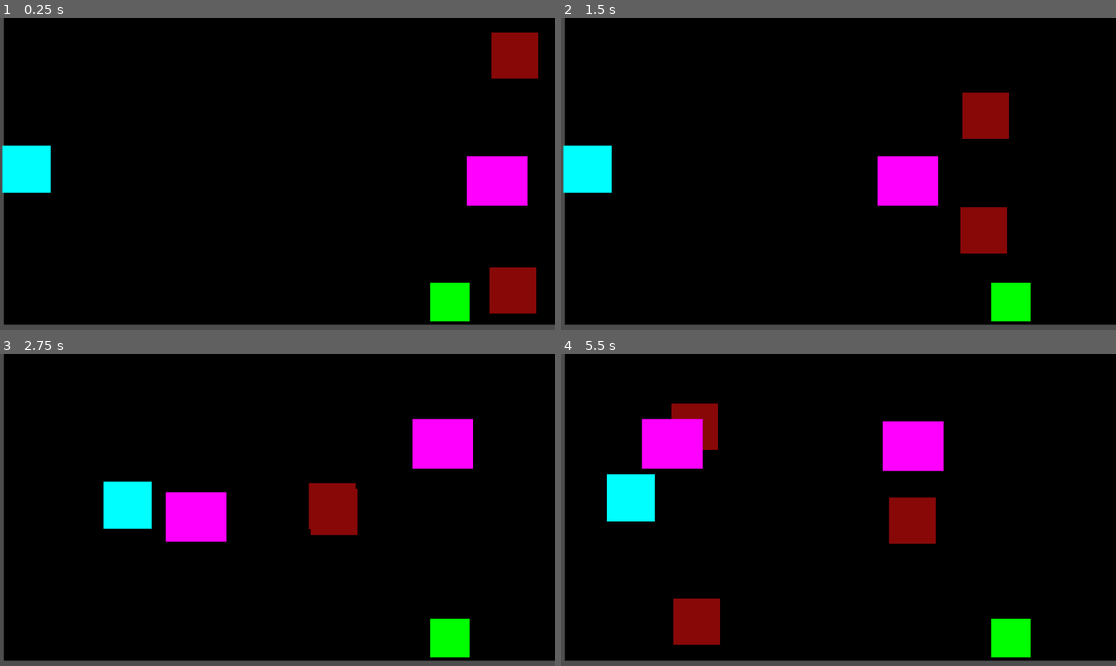
Above: before the commit, frames 1-4 (two rows, left to right).
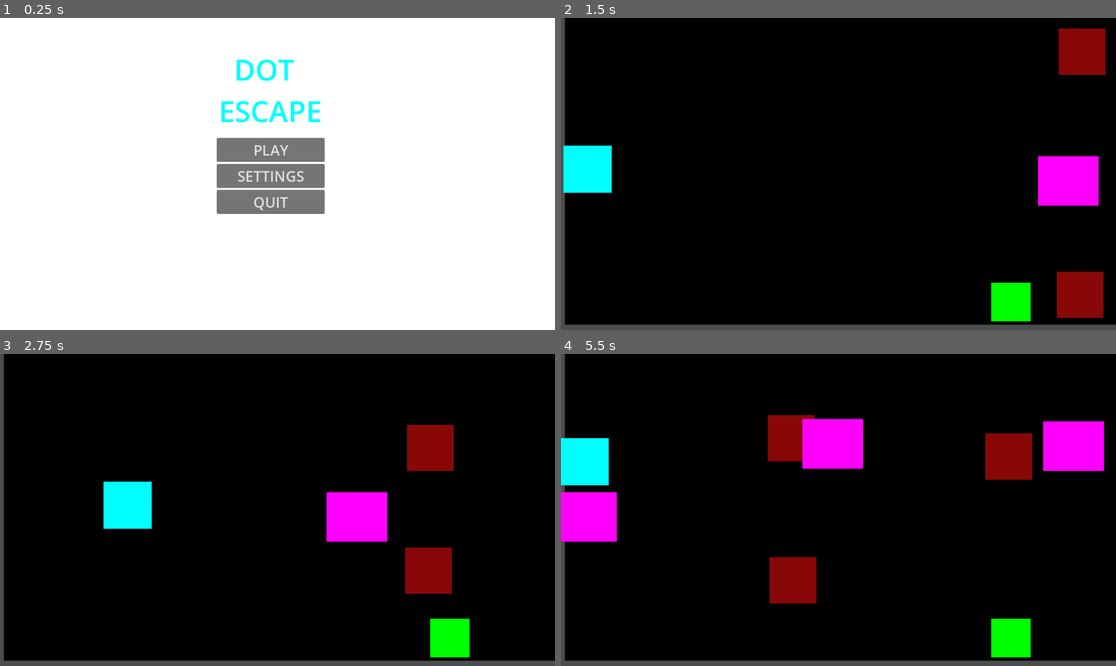
Above: after the commit, the same moments.

Repository: GitProjectAS/DOT-ESCAPE
Game: Godot game, scene res://Scenes/MainScreen.tscn
The game is run twice, just before and just after one commit, with the same random seed, the same clock (stepped at 60 frames per second) and the same inputs. Before the commit the project starts from res://Scenes/level.tscn.
Inputs (mouse positions are in pixels of both pictures, inside the frame that each line leads up to):
- Up to frame 1 (0.25 s): no input
- Up to frame 2 (1.5 s): click (832, 177) at 0.5 s, where only the run after the commit has a clickable "SETTINGS"; click (832, 149) at 1.25 s, where only the run after the commit has a clickable "PLAY"
- Up to frame 3 (2.75 s): hold Right (ui_right) from 2.03 s (still down)
- Up to frame 4 (5.5 s): release Right (ui_right) at 2.78 s; hold Down (ui_down) 2.78-3.53 s; hold Right (ui_right) 3.53-4.28 s; hold Up (ui_up) 4.28-5.03 s; hold Left (ui_left) from 5.03 s (still down)

The runs differ from the first frame. In frame 1, 100% of the frame differs, in the area x 0-100%, y 0-100%; in frame 2, 8.6%; in frame 3, 7.5%; in frame 4, 18%.

Commit message:
Completing the MainScreen

Diff:
--- a/dot-escape---godot-/Scenes/MainScreen.tscn
+++ b/dot-escape---godot-/Scenes/MainScreen.tscn
@@ -1,10 +1,13 @@
 [gd_scene format=3 uid="uid://bguwn02nrtpip"]
+
+[ext_resource type="Script" uid="uid://uab0e0wkbnau" path="res://Scenes/main_screen.gd" id="1_s7h0p"]
 
 [node name="Control" type="Control" unique_id=1636839503]
 layout_mode = 3
 anchors_preset = 0
 offset_right = 1154.0
 offset_bottom = 650.0
+script = ExtResource("1_s7h0p")
 
 [node name="ColorRect" type="ColorRect" parent="." unique_id=1156514504]
 layout_mode = 0
@@ -45,3 +48,7 @@
 theme_override_font_sizes/font_size = 30
 text = "QUIT
 "
+
+[connection signal="pressed" from="VBoxContainer/Play button" to="." method="_on_play_button_pressed"]
+[connection signal="pressed" from="VBoxContainer/setting button" to="." method="_on_setting_button_pressed"]
+[connection signal="pressed" from="VBoxContainer/Quit button" to="." method="_on_quit_button_pressed"]
--- /dev/null
+++ b/dot-escape---godot-/Scenes/main_screen.gd
@@ -0,0 +1,23 @@
+extends Control
+
+
+# Called when the node enters the scene tree for the first time.
+func _ready() -> void:
+	pass # Replace with function body.
+
+
+# Called every frame. 'delta' is the elapsed time since the previous frame.
+func _process(delta: float) -> void:
+	pass
+
+
+func _on_play_button_pressed() -> void:
+	get_tree().change_scene_to_file("res://Scenes/level.tscn")
+
+
+func _on_quit_button_pressed() -> void:
+	get_tree().quit()
+
+
+func _on_setting_button_pressed() -> void:
+	print("Settings")
--- a/dot-escape---godot-/project.godot
+++ b/dot-escape---godot-/project.godot
@@ -11,7 +11,7 @@
 [application]
 
 config/name="Dot Escape - godot"
-run/main_scene="uid://dh7xg2n1en1l0"
+run/main_scene="uid://bguwn02nrtpip"
 config/features=PackedStringArray("4.6", "Forward Plus")
 config/icon="res://icon.svg"
 
Not shown, added: dot-escape---godot-/Scenes/main_screen.gd.uid
